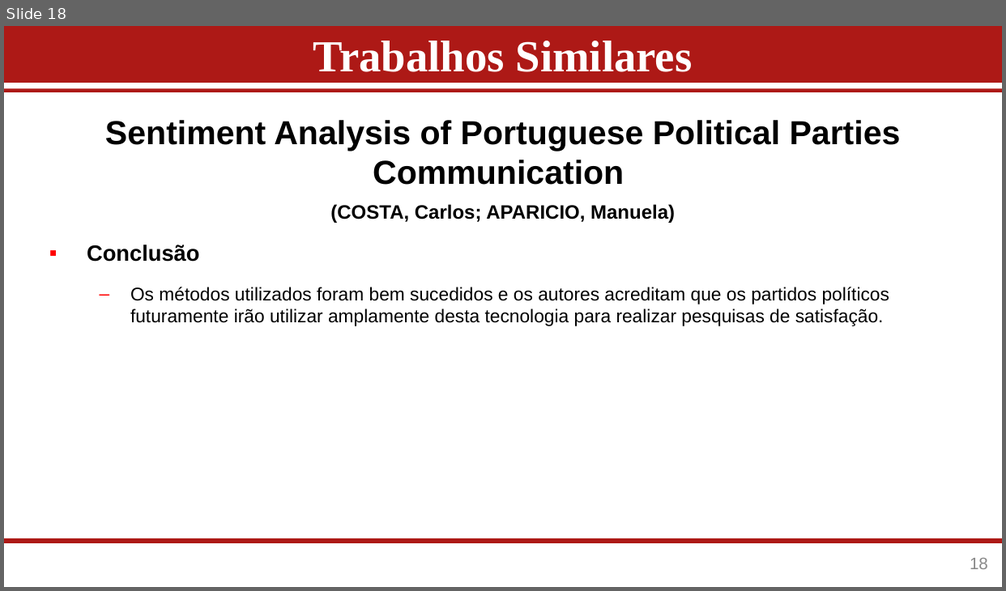
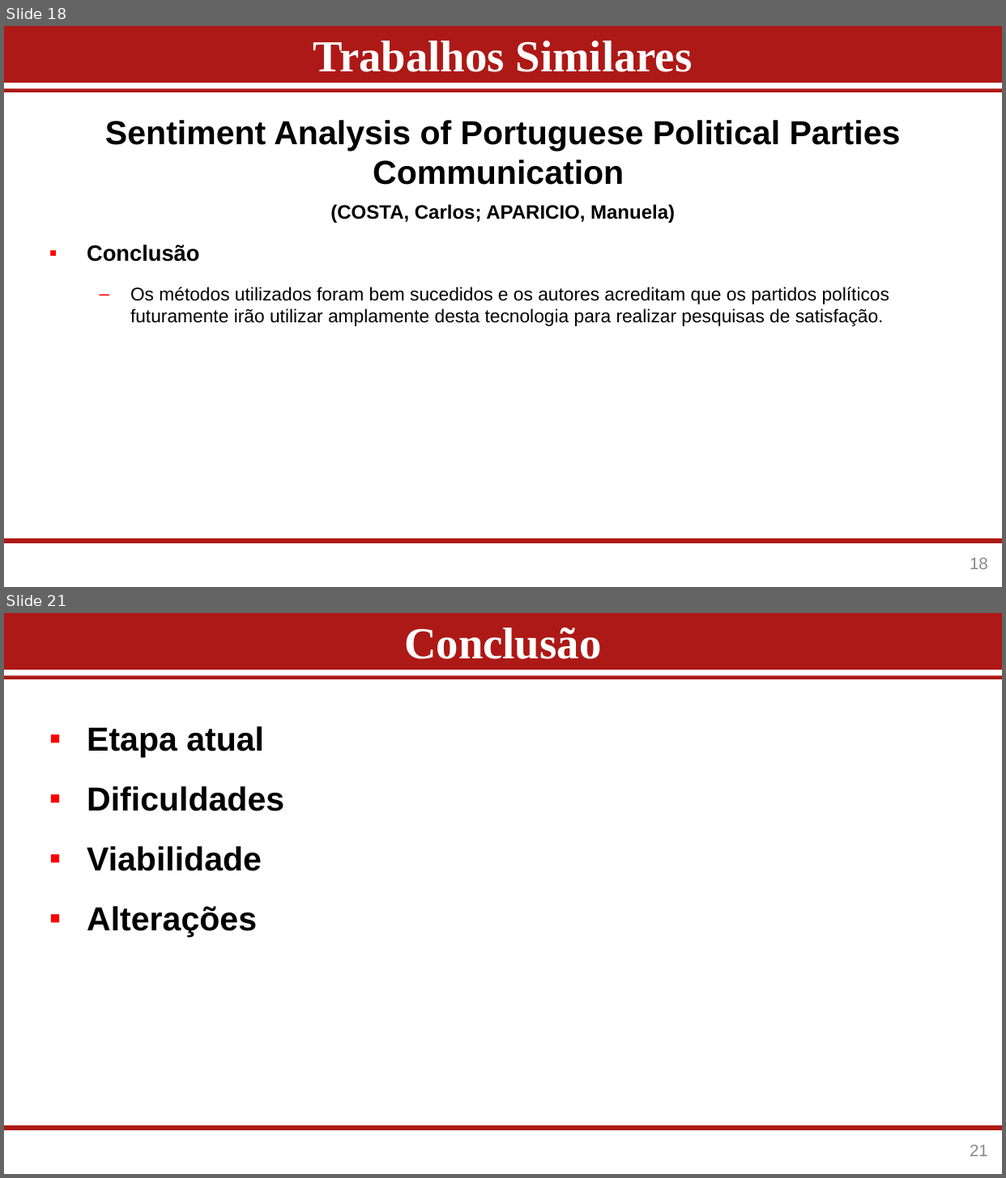
Before and after one commit to Bruno-G-arcia/OnurbPotions, a slide deck: Apresentacao_TGI_ADS_2022-1-Bruno.pptx. Shown one above the other, each under a label of ours: slide 18 before the commit, slides 18 and 21 after it; the slides between them are not shown. The pictures are 1006x591 and 1006x1178 pixels, drawn with LibreOffice and Linux fonts; fonts in the diff are those of the drawing; background and template pictures are left out. Boxes give left, top, right and bottom in pixels: in the first picture for what was removed or moved away, otherwise in the second. Text is boxed around its words. In the diff, an @@ line names an element or a change of style, - is before the commit and + after.

```diff
--- a/Apresentacao_TGI_ADS_2022-1-Bruno.pptx
+++ b/Apresentacao_TGI_ADS_2022-1-Bruno.pptx
@@ slide 21 added at [4, 613, 1002, 1174], background #FFFFFF; not listed: 3 template elements that a slide beside it also shows @@
@@ title added at [404, 628, 601, 659], 32 pt, text #FFFFFF, bold @@
+Conclusão
@@ text added at [87, 726, 284, 938], 24 pt, text #000000, bold @@
+▪ Etapa atual
+▪ Dificuldades
+▪ Viabilidade
+▪ Alterações
@@ page number added at [970, 1145, 988, 1157], 12 pt, text #888888 @@
+21
```
Also in this commit, not shown: 2 slides changed, 1 other slide added, 1 other file.
